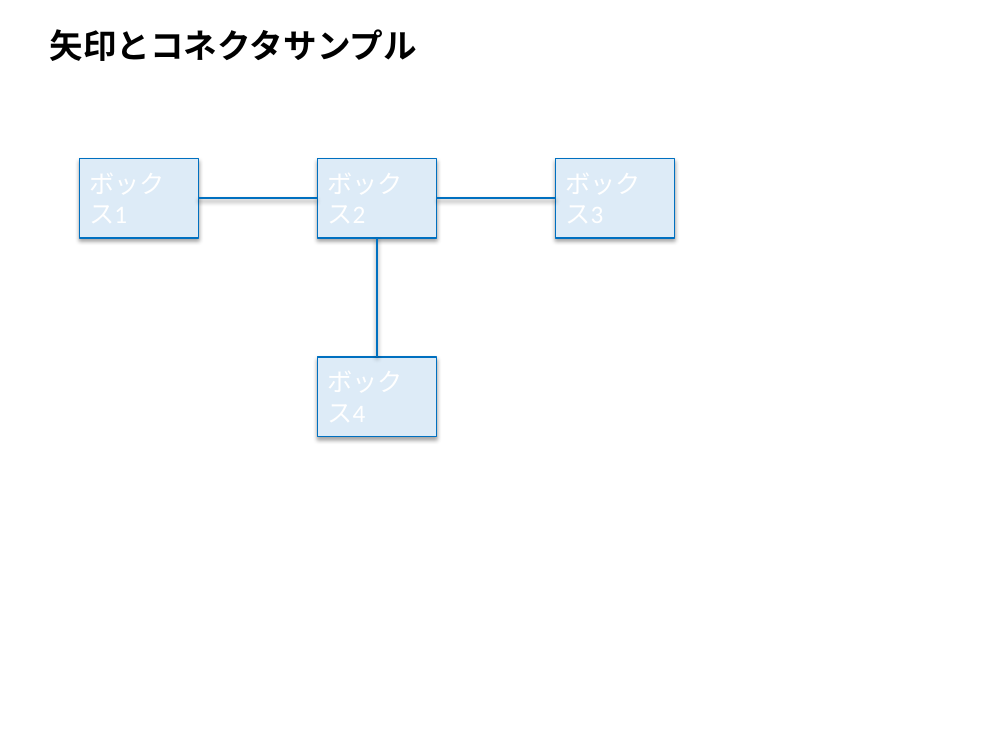
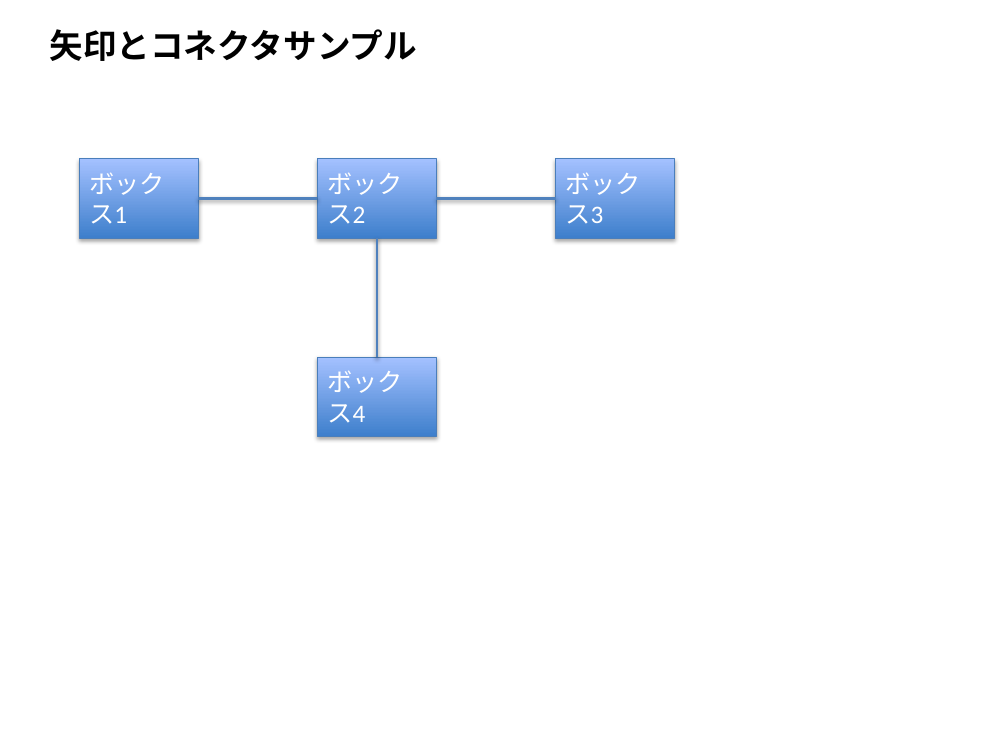
Before and after one commit to matsu582/o2md, a slide deck: slide 3 of input_files/shapes_presentation.pptx. Drawn at 1008x756 pixels with LibreOffice and Linux fonts; fonts in the diff are those of the drawing. Boxes give left, top, right and bottom in pixels: in the first picture for what was removed or moved away, otherwise in the second. Text is boxed around its words. In the diff, an @@ line names an element or a change of style, - is before the commit and + after.

```diff
--- a/input_files/shapes_presentation.pptx
+++ b/input_files/shapes_presentation.pptx
@@ text in rectangle at (x1=89, y1=172, x2=165, y2=223): text added @@
+ボックス1
@@ text in rectangle at (x1=327, y1=172, x2=403, y2=223): text added @@
+ボックス2
@@ text in rectangle at (x1=565, y1=172, x2=641, y2=223): text added @@
+ボックス3
@@ line (199, 199) - (318, 199): stroke #0070C0 1.5 pt to #4F81BD 2 pt @@
@@ elbow line (436, 199) - (555, 199): stroke #0070C0 1.5 pt to #4F81BD 2 pt @@
@@ curved line (377, 238) - (377, 357): stroke #0070C0 1.5 pt to #4F81BD 2 pt @@
@@ fill #DDEBF7 to gradient #3F80CE to #A4C4FF; outline #0070C0 1 pt to #4B7EBC 0.75 pt in 4 elements at (x1=80, y1=158, x2=199, y2=238), (x1=318, y1=158, x2=436, y2=238), (x1=555, y1=158, x2=674, y2=238), (x1=318, y1=357, x2=436, y2=436) @@
@@ text in rectangle at (x1=327, y1=370, x2=403, y2=422): text added @@
+ボックス4
```
Also in this commit, not shown: 2 other slides changed, 3 other files.
